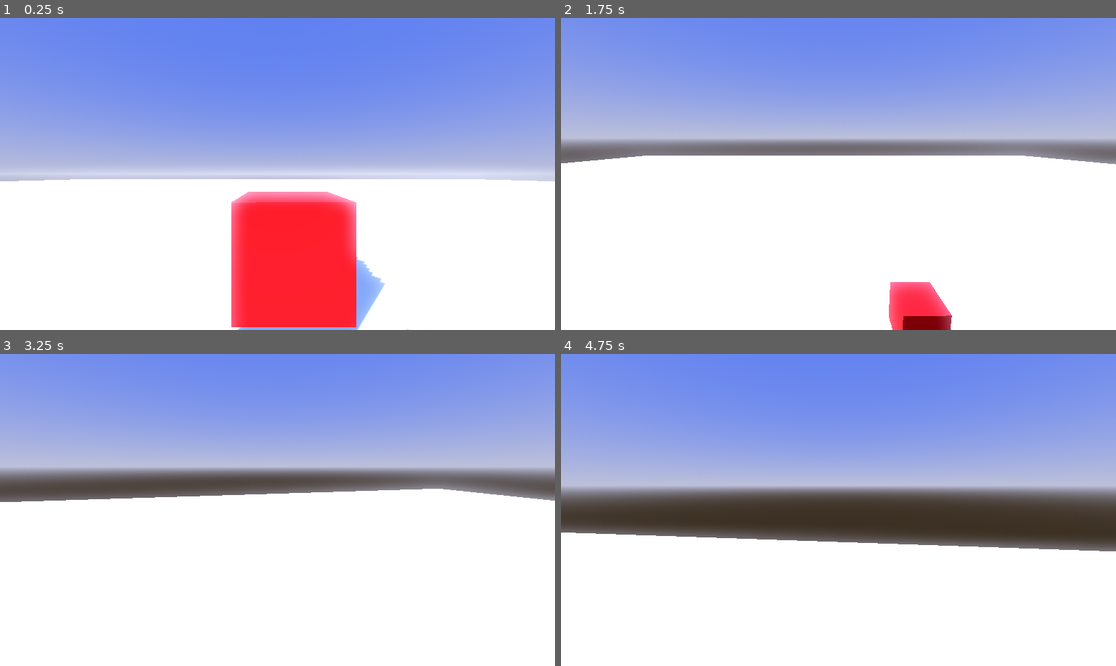
Above: before the commit, frames 1-4 (two rows, left to right).
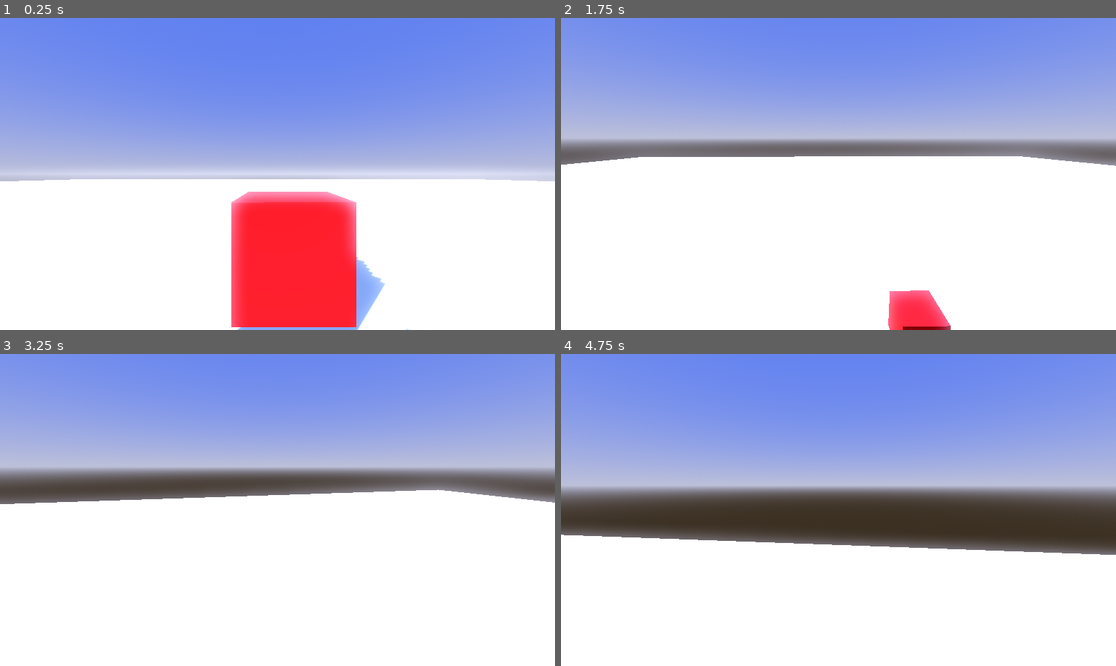
Above: after the commit, the same moments.

Repository: CWmain/platformShooter
Game: Godot game, scene res://scenes/main/main.tscn
Same seed, same stepped clock (60 frames per second), same inputs: the game is played once before the commit and once after it.
Inputs (mouse positions are in pixels of both pictures, inside the frame that each line leads up to):
- Up to frame 1 (0.25 s): no input
- Up to frame 2 (1.75 s): move the mouse to (960, 158) at 0.52 s; hold D (move_right) 0.53-1.28 s; click (960, 158) at 0.67 s; tap Space (jump) at 0.77, 1.52 s; move the mouse to (810, 174) at 1.27 s; hold W (move_forward) from 1.28 s (still down)
- Up to frame 3 (3.25 s): keep holding W (move_forward); move the mouse to (288, 503) at 2.02 s; move the mouse to (271, 516) at 2.77 s; tap Space (jump) at 3.02 s
- Up to frame 4 (4.75 s): keep holding W (move_forward); move the mouse to (877, 513) at 3.52 s; tap Space (jump) at 3.77, 4.52 s; move the mouse to (794, 506) at 4.27 s

The runs differ from the first frame. In frame 1, less than 0.1% of the frame differs, in the area x 46-48%, y 59-60%; in frame 2, 1.2%; in frame 3, 0.5%; in frame 4, 1.4%, in the area x 0-100%, y 57-65%.

Commit message:
added an air state which when entered causes the player to fall and lose all control of movement

Diff:
--- a/objects/player/player.tscn
+++ b/objects/player/player.tscn
@@ -1,8 +1,9 @@
-[gd_scene load_steps=6 format=3 uid="uid://dk0i833aa41le"]
+[gd_scene load_steps=7 format=3 uid="uid://dk0i833aa41le"]
 
 [ext_resource type="Script" uid="uid://6i6nhcuul2fg" path="res://objects/player/player.gd" id="1_cqmt1"]
 [ext_resource type="PackedScene" uid="uid://cos1iswar7ll6" path="res://objects/stateMachine/state_machine.tscn" id="2_ssrue"]
-[ext_resource type="PackedScene" uid="uid://dle2erad425u3" path="res://objects/player/playerStates/grounded.tscn" id="3_jnjyq"]
+[ext_resource type="PackedScene" uid="uid://dle2erad425u3" path="res://objects/player/playerStates/grounded/grounded.tscn" id="3_jnjyq"]
+[ext_resource type="PackedScene" uid="uid://dmcfl01nalljg" path="res://objects/player/playerStates/air/air.tscn" id="4_jnjyq"]
 
 [sub_resource type="CapsuleShape3D" id="CapsuleShape3D_5lq1w"]
 
@@ -23,6 +24,8 @@
 
 [node name="Grounded" parent="StateMachine" instance=ExtResource("3_jnjyq")]
 
+[node name="Air" parent="StateMachine" instance=ExtResource("4_jnjyq")]
+
 [node name="Pivot" type="Node3D" parent="."]
 
 [node name="Camera3D" type="Camera3D" parent="Pivot"]
--- /dev/null
+++ b/objects/player/playerStates/air/air.gd
@@ -0,0 +1,13 @@
+extends State
+
+func enter()->void:
+	print("Entered air state")
+
+
+func update(delta: float)->void:
+	pass
+
+func physics_update(delta: float) -> void:
+	player.velocity.y = player.velocity.y - (player.fall_acceleration * delta)
+	if player.is_on_floor():
+		tranistion.emit(self, get_parent().allStates["Grounded"])
--- /dev/null
+++ b/objects/player/playerStates/air/air.tscn
@@ -0,0 +1,7 @@
+[gd_scene load_steps=2 format=3 uid="uid://dmcfl01nalljg"]
+
+[ext_resource type="Script" uid="uid://86a5xsaf15e7" path="res://objects/player/playerStates/air/air.gd" id="1_vlt7o"]
+
+[node name="Air" type="Node"]
+script = ExtResource("1_vlt7o")
+metadata/_custom_type_script = "uid://bkvs6cho7cc6g"
--- a/objects/player/playerStates/grounded.gd
+++ b/objects/player/playerStates/grounded/grounded.gd
@@ -19,7 +19,7 @@
 
 	# Vertical Velocity
 	if not player.is_on_floor(): # If in the air, fall towards the floor. Literally gravity
-		player.velocity.y = player.velocity.y - (player.fall_acceleration * delta)
+		tranistion.emit(self, get_parent().allStates["Air"])
 	else:
 		if Input.is_action_pressed("jump"):
 			player.velocity.y = 30
--- a/objects/player/playerStates/grounded.tscn
+++ b/objects/player/playerStates/grounded/grounded.tscn
@@ -1,6 +1,6 @@
 [gd_scene load_steps=2 format=3 uid="uid://dle2erad425u3"]
 
-[ext_resource type="Script" uid="uid://bcl5q3vr03j5v" path="res://objects/player/playerStates/grounded.gd" id="1_42si7"]
+[ext_resource type="Script" uid="uid://bcl5q3vr03j5v" path="res://objects/player/playerStates/grounded/grounded.gd" id="1_42si7"]
 
 [node name="Grounded" type="Node"]
 script = ExtResource("1_42si7")
--- a/objects/stateMachine/state_machine.gd
+++ b/objects/stateMachine/state_machine.gd
@@ -20,8 +20,8 @@
 	for child: State in get_children():
 		child.tranistion.connect(transistionState)
 		allStates[child.name] = child
-		print(child.name)
 		child.player = player
+	print(allStates)
 
 func _process(delta: float) -> void:
 	currentState.update(delta)
Not shown, added: objects/player/playerStates/air/air.gd.uid
Renamed: objects/player/playerStates/grounded.gd.uid -> objects/player/playerStates/grounded/grounded.gd.uid
